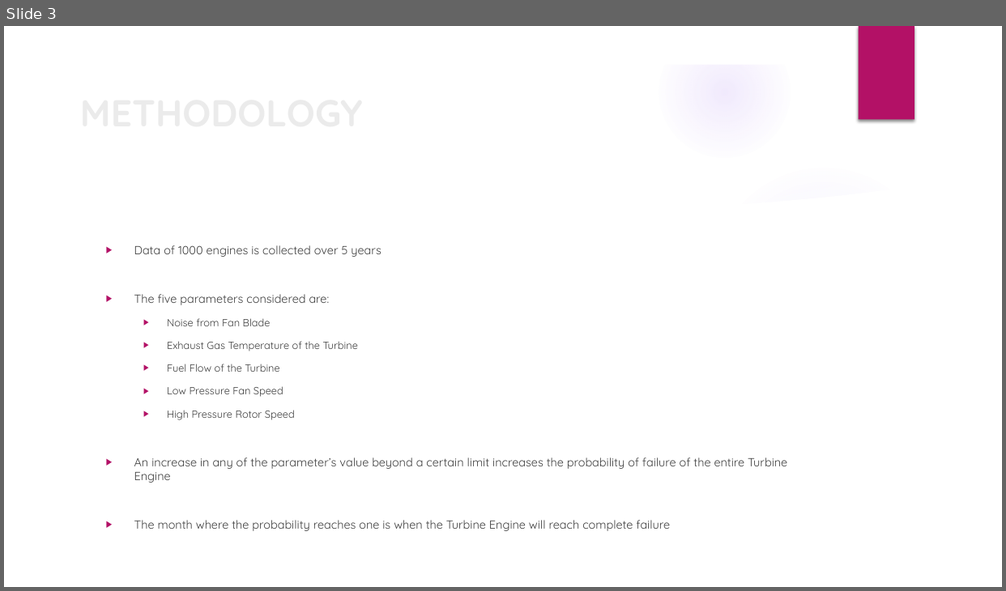
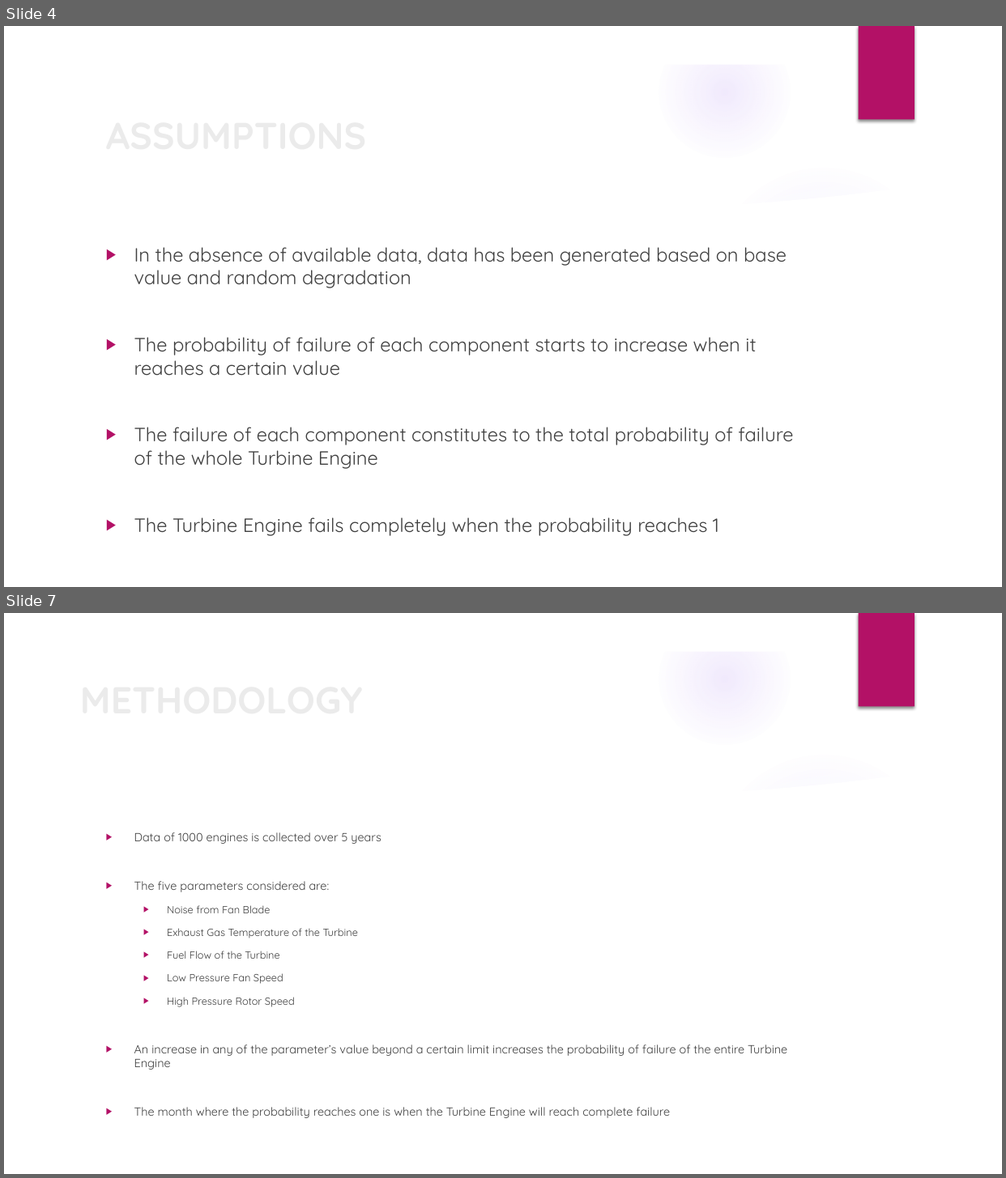
Before and after one commit to nsudhanva/ectm, a slide deck: docs/ectm_presentation.pptx. Shown one above the other, each under a label of ours: slide 3 before the commit, slides 4 and 7 after it; the slides between them are not shown. The pictures are 1006x591 and 1006x1178 pixels, drawn with LibreOffice and Linux fonts; fonts in the diff are those of the drawing; background and template pictures are left out. Boxes give left, top, right and bottom in pixels: in the first picture for what was removed or moved away, otherwise in the second. Text is boxed around its words. In the diff, an @@ line names an element or a change of style, - is before the commit and + after.

```diff
--- a/docs/ectm_presentation.pptx
+++ b/docs/ectm_presentation.pptx
@@ slide 4 added at bbox=[4, 26, 1002, 587], background picture (left out); not listed: 9 template elements that a slide beside it also shows @@
@@ title added at bbox=[98, 105, 816, 163], 36 pt, text #EBEBEB, bold @@
+ASSUMPTIONS
@@ text added at bbox=[134, 247, 793, 536], 18.5 pt, text #404040 @@
+▶ In the absence of available data, data has been generated based on base value and random degradation
+▶ The probability of failure of each component starts to increase when it reaches a certain value
+▶ The failure of each component constitutes to the total probability of failure of the whole Turbine Engine
+▶ The Turbine Engine fails completely when the probability reaches 1
@@ what was slide 3 is now slide 7 @@
```
Also in this commit, not shown: 1 slide changed, 3 other slides added, 11 other files.
